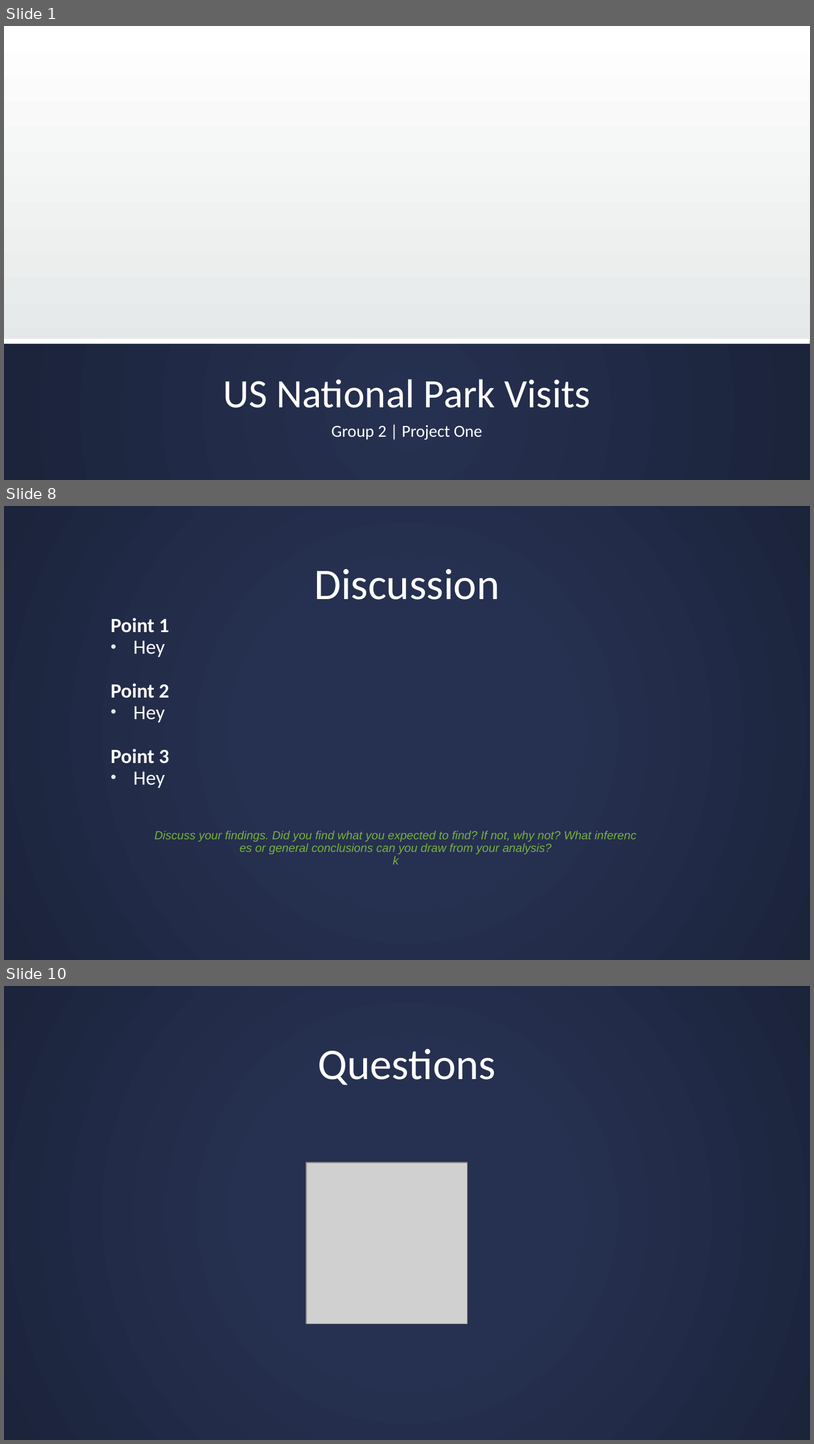
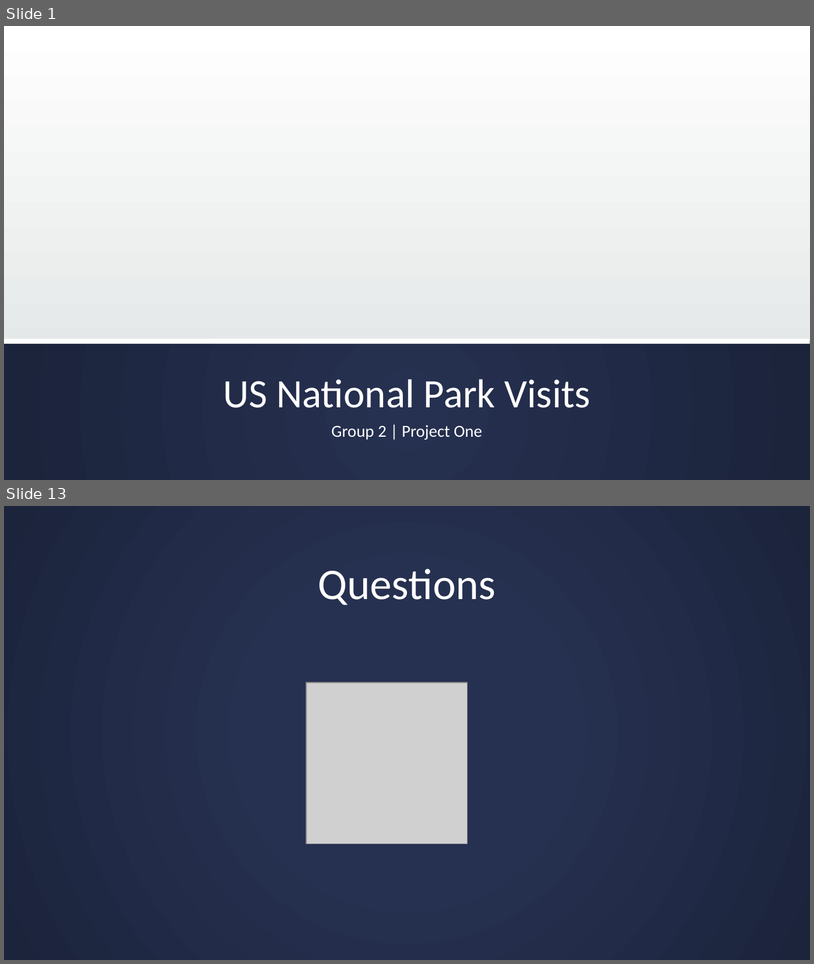
Before and after one commit to missymeyer/ProjectOne, a slide deck: Presentation_ProjectOne.pptx. Shown one above the other, each under a label of ours: slides 1, 8 and 10 before the commit, slides 1 and 13 after it; the slides between them are not shown. The pictures are 814x1444 and 814x964 pixels, drawn with LibreOffice and Linux fonts; fonts in the diff are those of the drawing; grey boxes stand for pictures; background and template pictures are left out. Boxes give left, top, right and bottom in pixels: in the first picture for what was removed or moved away, otherwise in the second. Text is boxed around its words. In the diff, an @@ line names an element or a change of style, - is before the commit and + after.

```diff
--- a/Presentation_ProjectOne.pptx
+++ b/Presentation_ProjectOne.pptx
@@ slide 8 removed at box(4, 506, 810, 960), background gradient #263050 to #1D243C @@
@@ title removed at box(314, 569, 500, 600) @@
-Discussion
@@ text removed at box(111, 618, 169, 788) @@
-Point 1
-• Hey
-Point 2
-• Hey
-Point 3
-• Hey
@@ text removed at box(155, 831, 592, 864) @@
-Discuss your findings. Did you find what you expected to find? If not, why not? What inferences or general conclusions can you draw from your analysis?
-k
@@ what was slide 10 is now slide 13 @@
```
Also in this commit, not shown: 4 slides changed, 7 slides added, 3 other slides removed, 48 other files.
